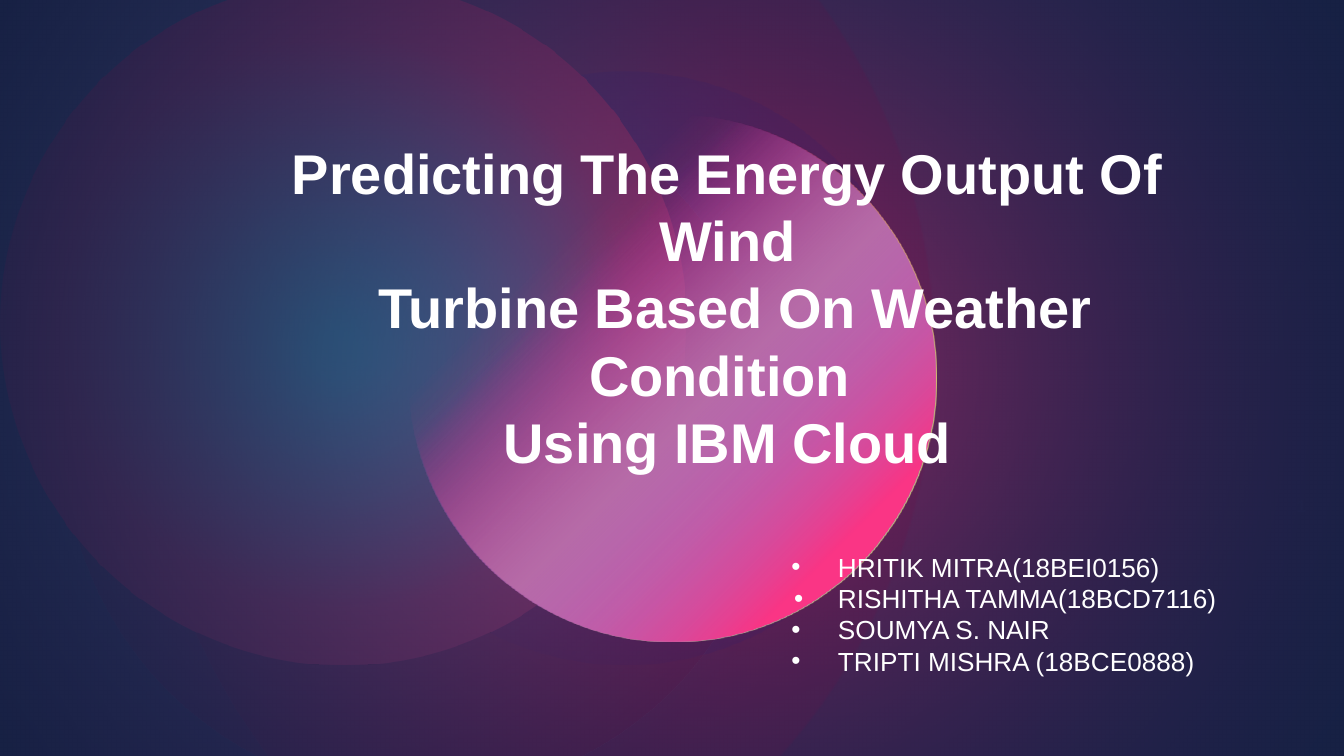
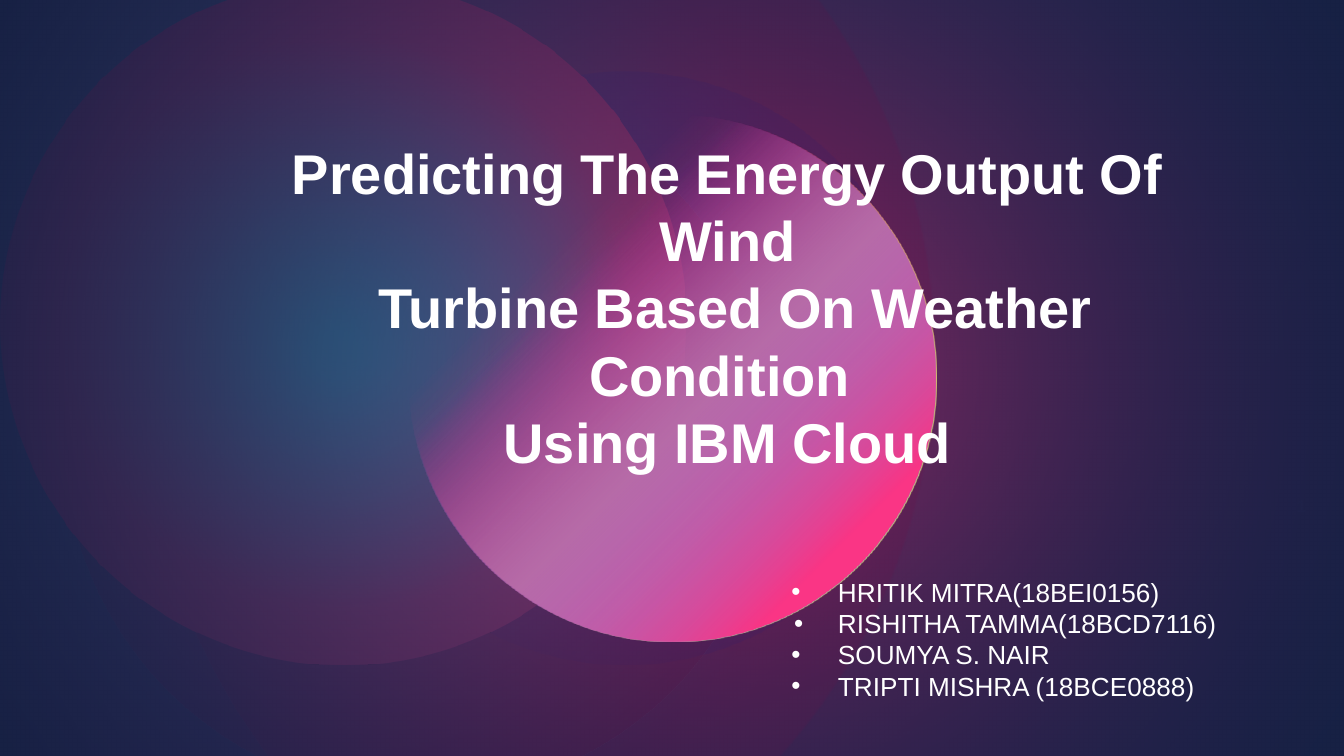
Before and after one commit to smartinternz02/SI-GuidedProject-4856-1627385588, a slide deck: slide 1 of Presentation/Wind prediction.pptx. Drawn at 1344x756 pixels with LibreOffice and Linux fonts; fonts in the diff are those of the drawing. Boxes give left, top, right and bottom in pixels: in the first picture for what was removed or moved away, otherwise in the second. Text is boxed around its words. In the diff, an @@ line names an element or a change of style, - is before the commit and + after.

```diff
--- a/Presentation/Wind prediction.pptx
+++ b/Presentation/Wind prediction.pptx
@@ text "HRITIK MITRA(18BEI0156)": place and size @@
-text "HRITIK MITRA(18BEI0156)" at (838, 555, 1216, 676)
+text "HRITIK MITRA(18BEI0156)" at (838, 580, 1216, 702)
```
Also in this commit, not shown: 1 slide added.
